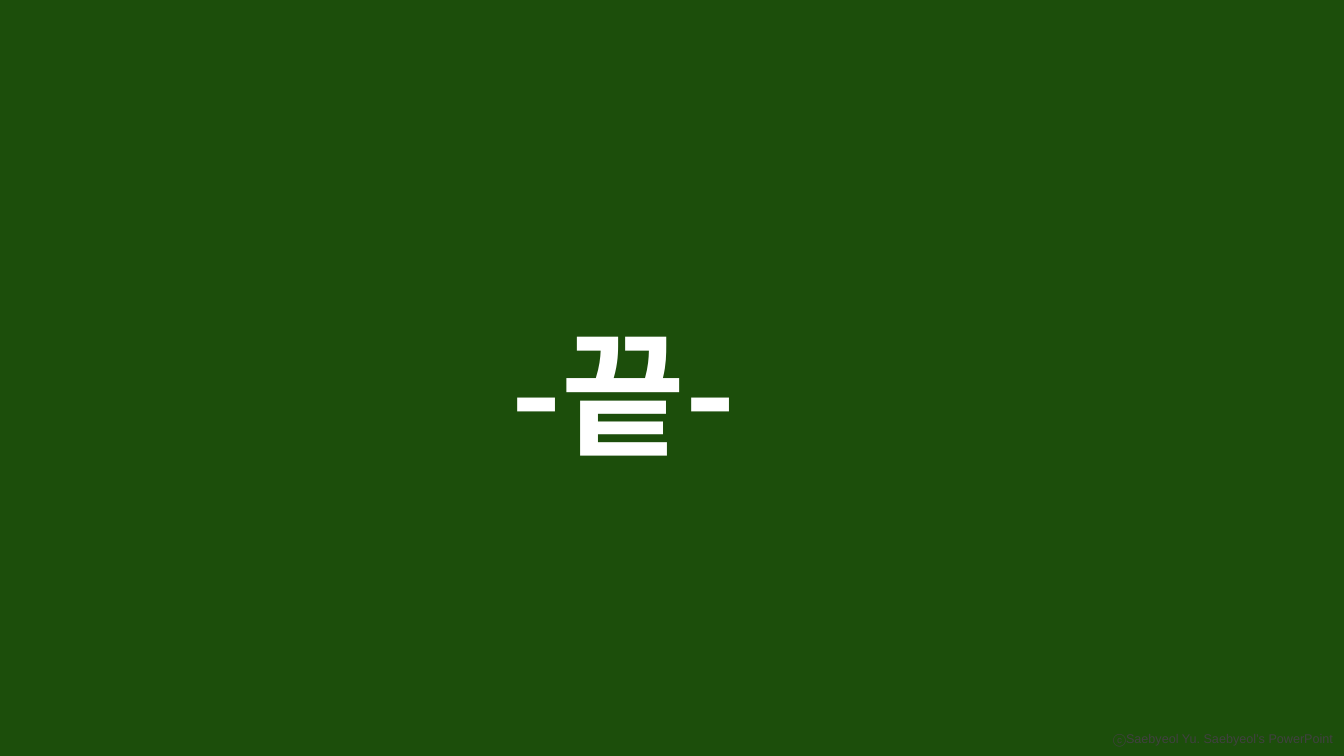
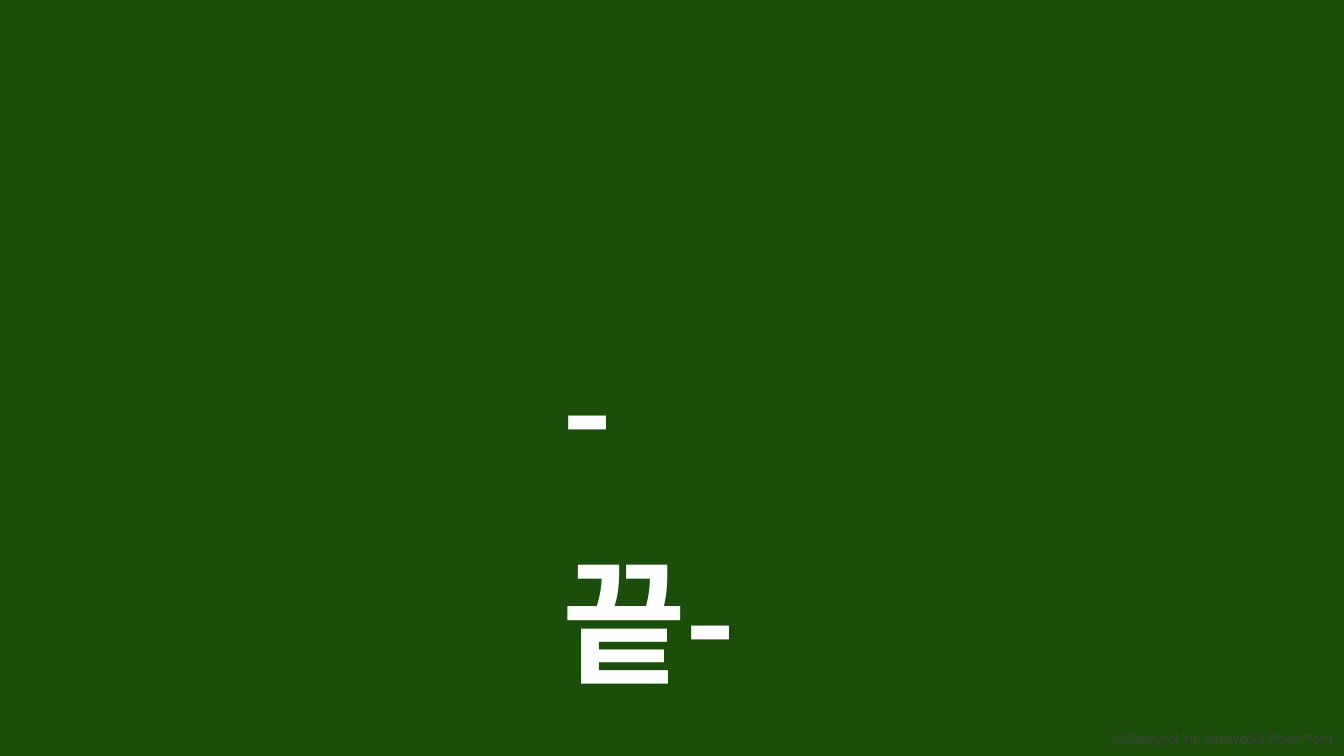
Before and after one commit to Yoon-jae-min/UsecaseDiagram, a slide deck: slide 21 of 수정/2조 요구사항 확인, 유스케이스(발표).pptx. Drawn at 1344x756 pixels with LibreOffice and Linux fonts; fonts in the diff are those of the drawing; background and template pictures are left out. Boxes give left, top, right and bottom in pixels: in the first picture for what was removed or moved away, otherwise in the second. Text is boxed around its words. In the diff, an @@ line names an element or a change of style, - is before the commit and + after.

```diff
--- a/수정/2조 요구사항 확인, 유스케이스(발표).pptx
+++ b/수정/2조 요구사항 확인, 유스케이스(발표).pptx
@@ text "-끝-" rewrapped from <box>512,336,736,456</box> to <box>562,564,736,684</box> @@
```
Also in this commit, not shown: 15 other slides changed.
